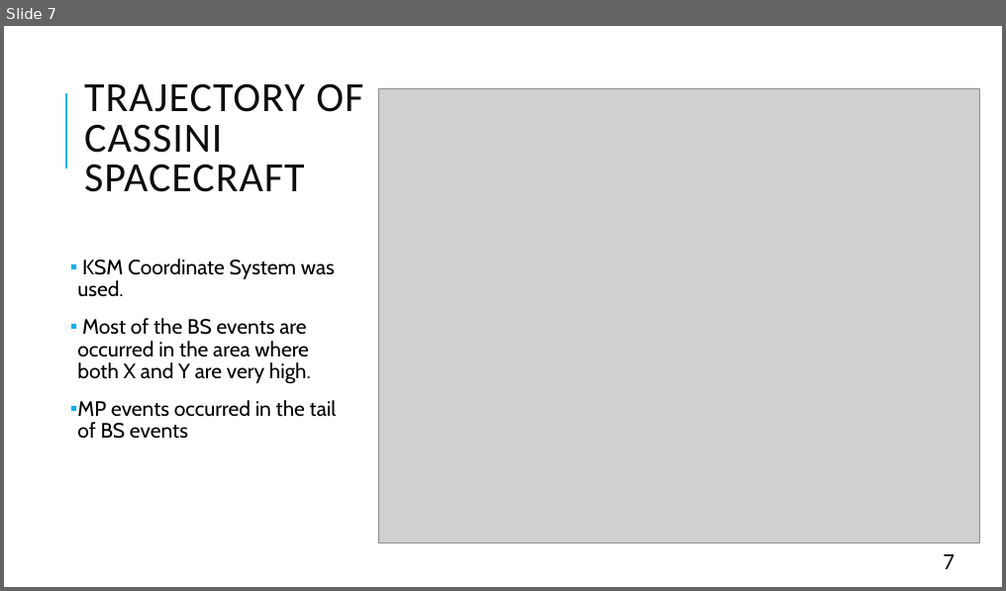
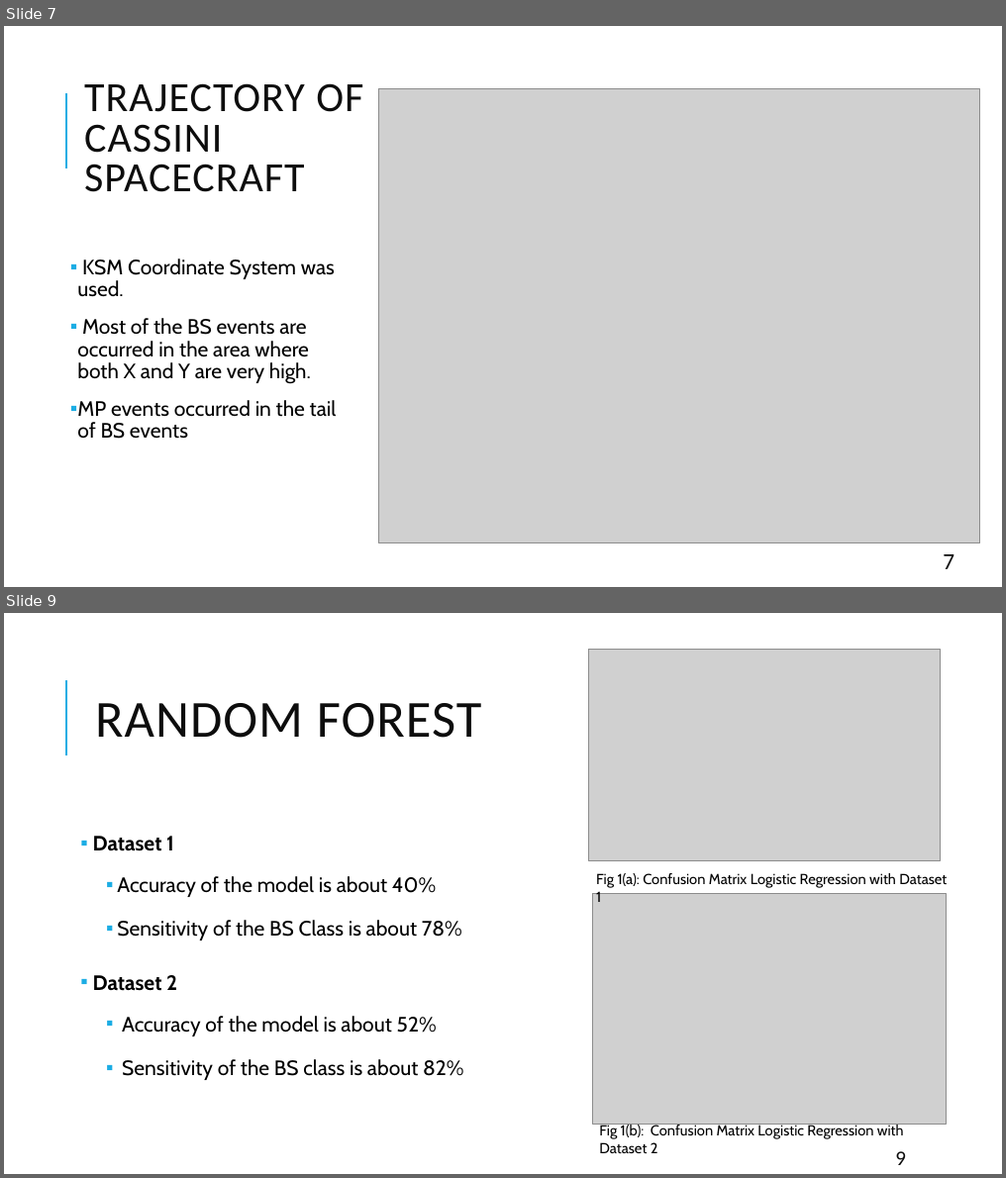
Before and after one commit to matty1203/r_cubicplot, a slide deck: Classification of bow shock event positions from Magnetic.pptx. Shown one above the other, each under a label of ours: slide 7 before the commit, slides 7 and 9 after it; the slides between them are not shown. The pictures are 1006x591 and 1006x1178 pixels, drawn with LibreOffice and Linux fonts; fonts in the diff are those of the drawing; grey boxes stand for pictures. Boxes give left, top, right and bottom in pixels: in the first picture for what was removed or moved away, otherwise in the second. Text is boxed around its words. In the diff, an @@ line names an element or a change of style, - is before the commit and + after.

```diff
--- a/Classification of bow shock event positions from Magnetic.pptx
+++ b/Classification of bow shock event positions from Magnetic.pptx
@@ slide 9 added at <box>4,613,1002,1174</box>, background #FFFFFF; not listed: 1 template element that a slide beside it also shows @@
@@ picture added at <box>589,649,940,861</box> @@
@@ title added at <box>95,703,481,738</box>, 50 pt, text #0D0D0D @@
+RANDOM FOREST
@@ text added at <box>93,836,463,1080</box>, 20 pt, text #000000 @@
+▪ Dataset 1
+    ▪ Accuracy of the model is about 40%
+    ▪ Sensitivity of the BS Class is about 78%
+▪ Dataset 2
+    ▪ Accuracy of the model is about 52%
+    ▪ Sensitivity of the BS class is about 82%
@@ text added at <box>596,873,946,902</box>, 14 pt, text #000000 @@
+Fig 1(a): Confusion Matrix Logistic Regression with Dataset 1
@@ picture added at <box>592,894,947,1124</box> @@
@@ text added at <box>599,1124,904,1154</box>, 14 pt, text #000000 @@
+Fig 1(b): Confusion Matrix Logistic Regression with Dataset 2
@@ page number added at <box>895,1152,906,1165</box>, 20 pt, text #0D0D0D @@
+9
```
Also in this commit, not shown: 1 slide changed, 6 other slides added, 1 slide removed, 3 other files.
